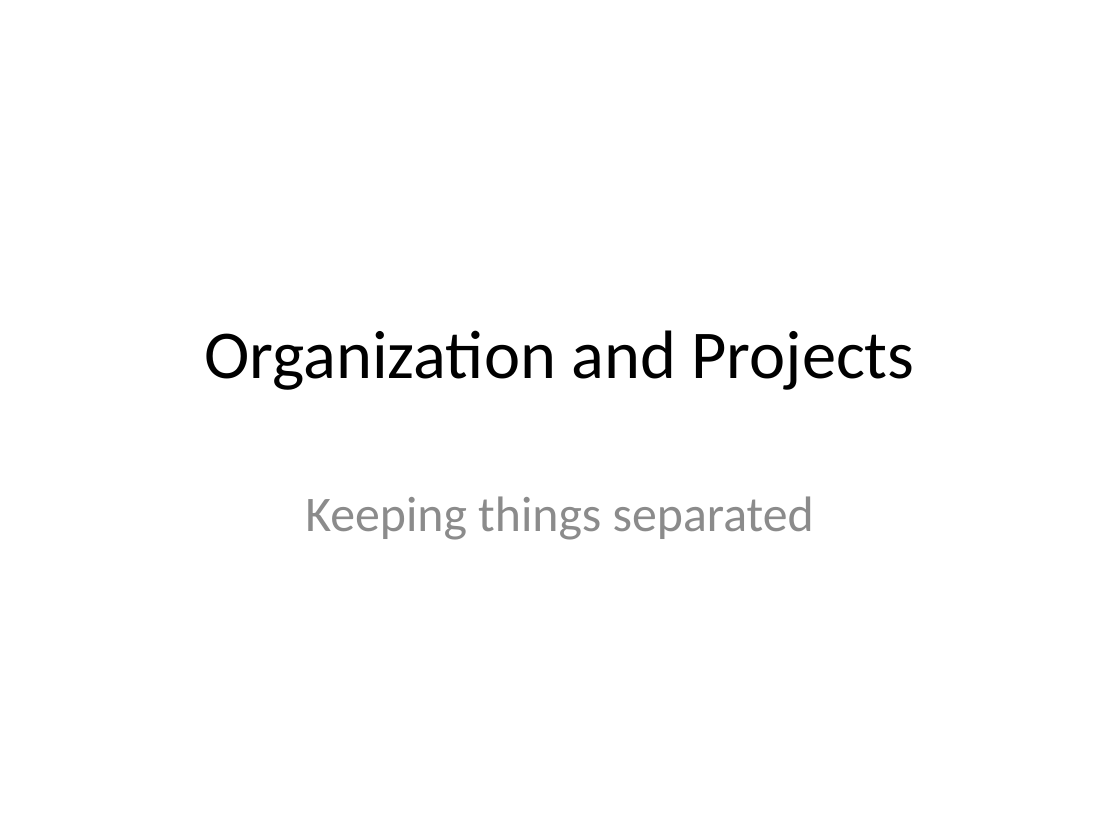
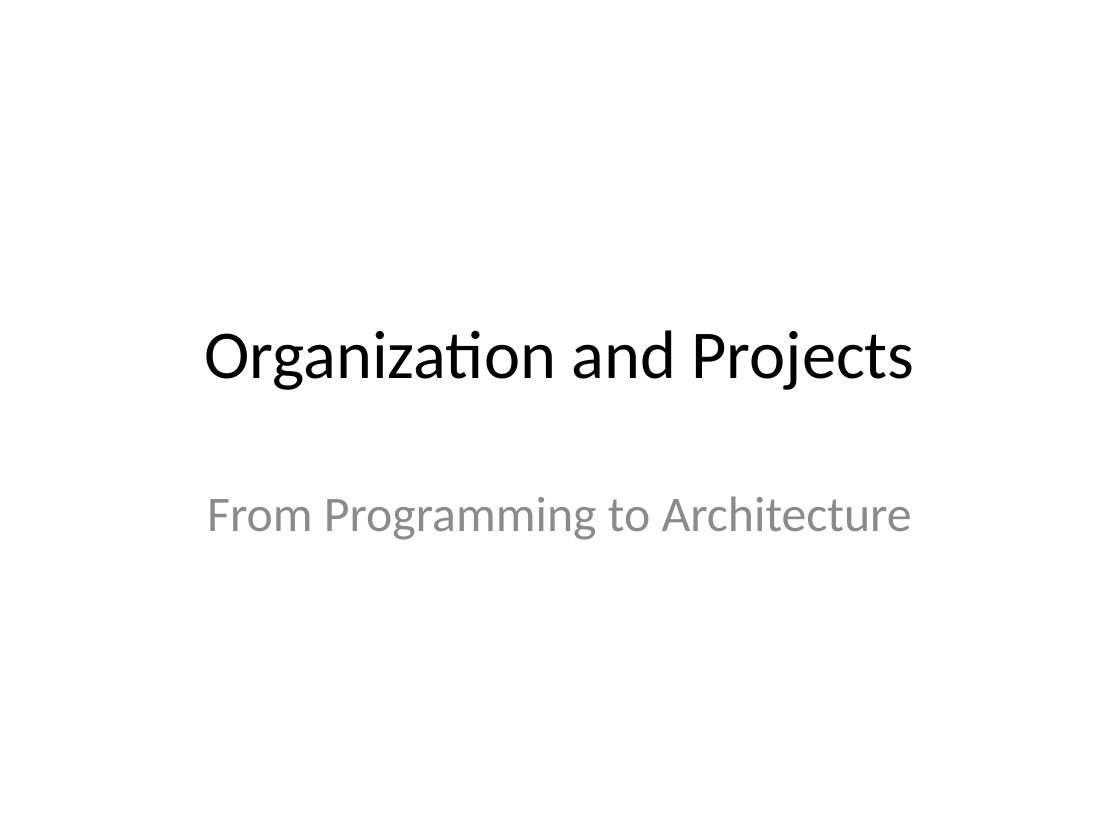
Before and after one commit to PHPEmbark/curriculum, a slide deck: slide 1 of course/4 - Organization and Projects/Organization and Projects.pptx. Drawn at 1120x840 pixels with LibreOffice and Linux fonts; fonts in the diff are those of the drawing. Boxes give left, top, right and bottom in pixels: in the first picture for what was removed or moved away, otherwise in the second. Text is boxed around its words. In the diff, an @@ line names an element or a change of style, - is before the commit and + after.

Commit message:
organization and projects
Working on more organization for our projects

```diff
--- a/course/4 - Organization and Projects/Organization and Projects.pptx
+++ b/course/4 - Organization and Projects/Organization and Projects.pptx
@@ subtitle at box(207, 496, 912, 540): text changed @@
-Keeping things separated
+From Programming to Architecture
```
Also in this commit, not shown: 6 other slides changed, 9 slides added.
